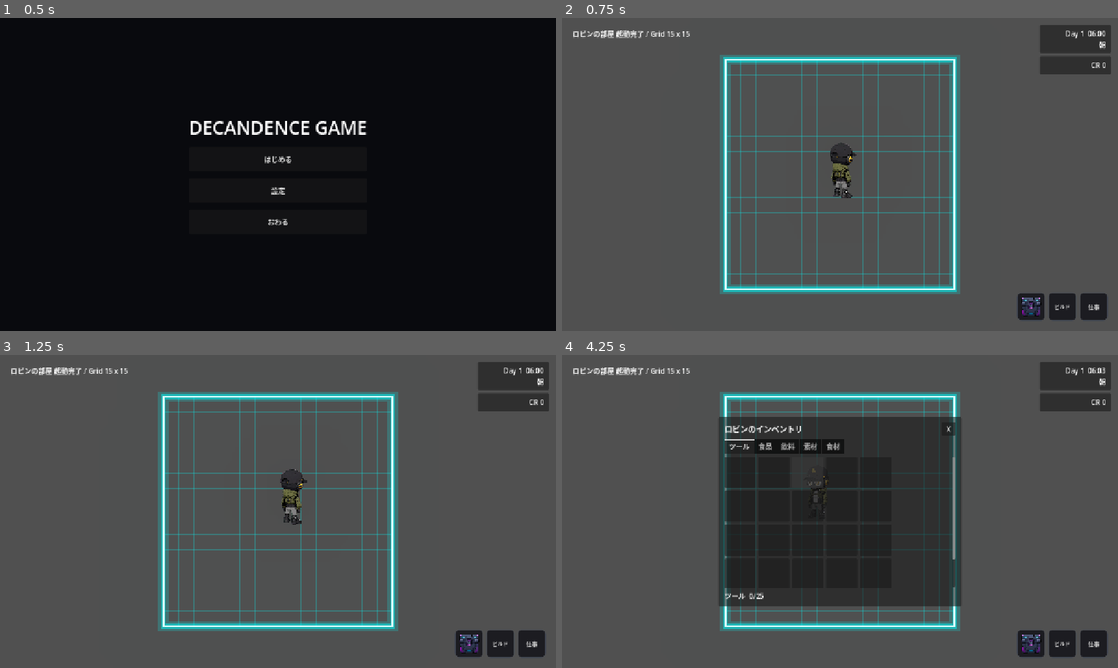
Above: before the commit, frames 1-4 (two rows, left to right).
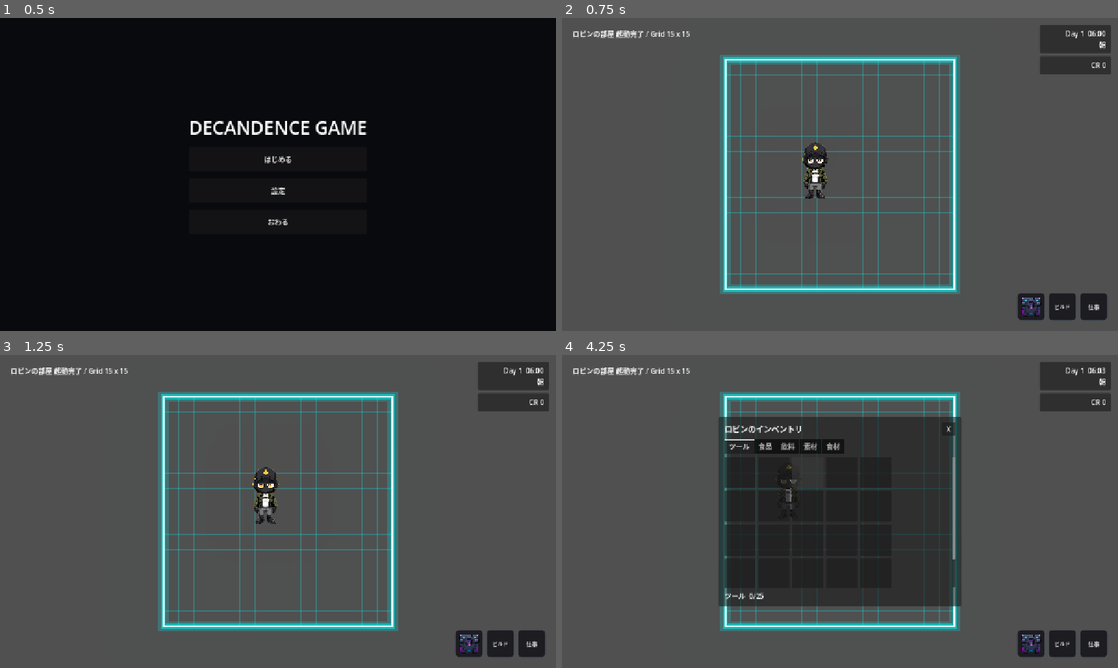
Above: after the commit, the same moments.

Repository: grimoire1089-coder/optimistic
Game: Godot game, scene res://Scenes/Boot/TitleScene.tscn
Two runs of this game, one before a commit and one after it. Both use one fixed random seed, a clock stepped at 60 frames per second and the inputs below.
Inputs (mouse positions are in pixels of both pictures, inside the frame that each line leads up to):
- Up to frame 1 (0.5 s): no input
- Up to frame 2 (0.75 s): click "はじめる" at 0.5 s
- Up to frame 3 (1.25 s): no input
- Up to frame 4 (4.25 s): click (1029, 642) at 1.25 s; click (739, 470) at 2.02 s; click (773, 470) at 2.77 s; click (806, 470) at 3.52 s

Frame 1 is identical in both runs. In frame 2, 1.0% of the frame differs, in the area x 43-53%, y 39-58%; in frame 3, 1.1%, in the area x 45-56%, y 35-55%; in frame 4, 0.2%.
Error after the commit: Attempt to call function 'setup' in base 'null instance' on a null instance. (res://Scripts/Characters/Robin/RobinWanderActor.gd:36)

Commit message:
Route Robin rest behavior to bedding

Diff:
--- a/Scripts/Characters/Robin/RobinWanderActor.gd
+++ b/Scripts/Characters/Robin/RobinWanderActor.gd
@@ -24,6 +24,7 @@
 @onready var need_planner: NeedDrivenAIPlanner = $AICharacterNeedsBundle/NeedDrivenAIPlanner
 @onready var inventory_module: RobinInventoryModule = $RobinInventoryModule
 @onready var wander_module: RobinRandomWanderModule = $RobinRandomWanderModule
+@onready var sleep_behavior_module: AICharacterSleepBehaviorModule = $AICharacterSleepBehaviorModule
 @onready var walk_animator: RobinWalkSpriteAnimator = $RobinWalkSpriteAnimator
 
 
@@ -32,6 +33,7 @@
 	_setup_click_area()
 	_load_default_click_sfx_if_needed()
 	wander_module.setup(self)
+	sleep_behavior_module.setup(self)
 	if start_at_movement_area_center:
 		global_position = wander_module.get_movement_center()
 	walk_animator.setup()
@@ -46,11 +48,23 @@
 
 
 func _physics_process(delta: float) -> void:
+	var facing_direction := wander_module.get_facing_direction()
+	if sleep_behavior_module != null:
+		var sleep_velocity := sleep_behavior_module.get_velocity(delta)
+		if sleep_behavior_module.is_active():
+			velocity = sleep_velocity
+			facing_direction = sleep_behavior_module.get_facing_direction()
+			move_and_slide()
+			if wander_module.clamp_body_to_movement_area():
+				velocity = Vector2.ZERO
+			walk_animator.update_animation(velocity, facing_direction, delta)
+			return
+
 	velocity = wander_module.get_velocity(delta)
 	move_and_slide()
 	if wander_module.clamp_body_to_movement_area():
 		velocity = Vector2.ZERO
-	walk_animator.update_animation(velocity, wander_module.get_facing_direction(), delta)
+	walk_animator.update_animation(velocity, facing_direction, delta)
 
 
 func get_movement_area() -> Rect2:
